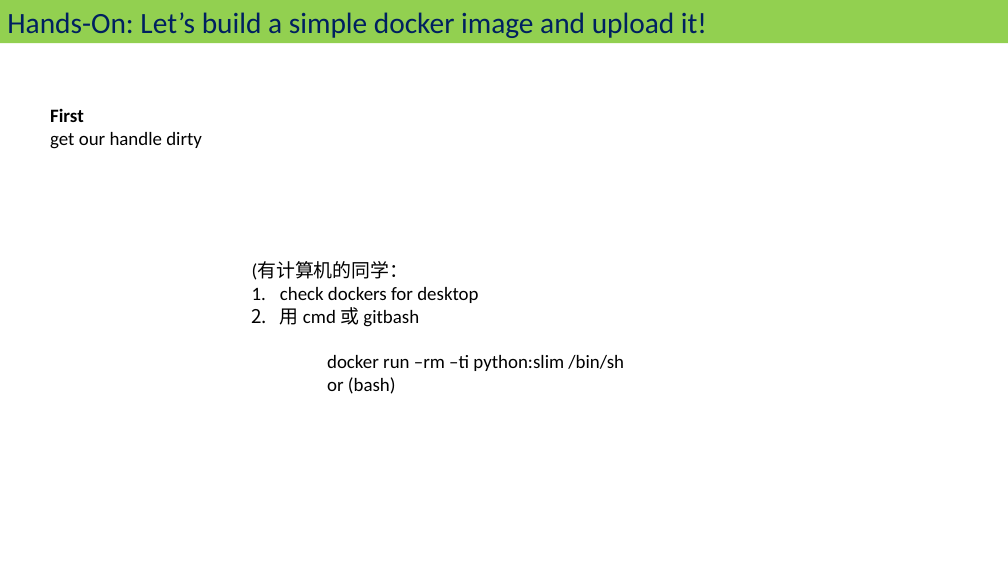
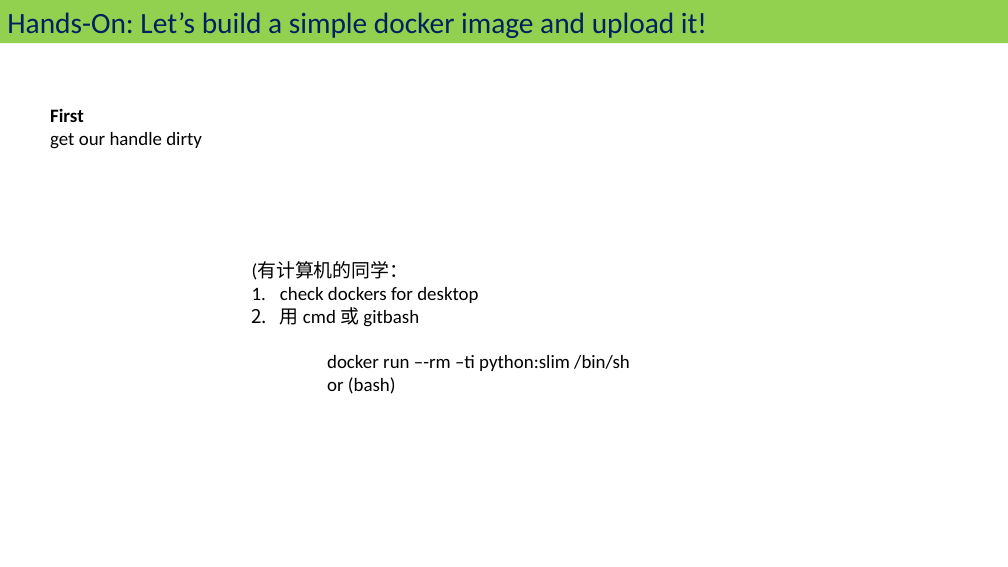
Before and after one commit to stemproaca/pdm, a slide deck: slide 16 of reports/weixiuai_image_docker.pptx. Drawn at 1008x567 pixels with LibreOffice and Linux fonts; fonts in the diff are those of the drawing. Boxes give left, top, right and bottom in pixels: in the first picture for what was removed or moved away, otherwise in the second. Text is boxed around its words. In the diff, an @@ line names an element or a change of style, - is before the commit and + after.

```diff
--- a/reports/weixiuai_image_docker.pptx
+++ b/reports/weixiuai_image_docker.pptx
@@ text at bbox=[327, 355, 630, 371]: text changed @@
-docker run –rm –ti python:slim /bin/sh
+docker run –-rm –ti python:slim /bin/sh
```
Also in this commit, not shown: 1 other slide changed, 3 slides added, 41 other files.
